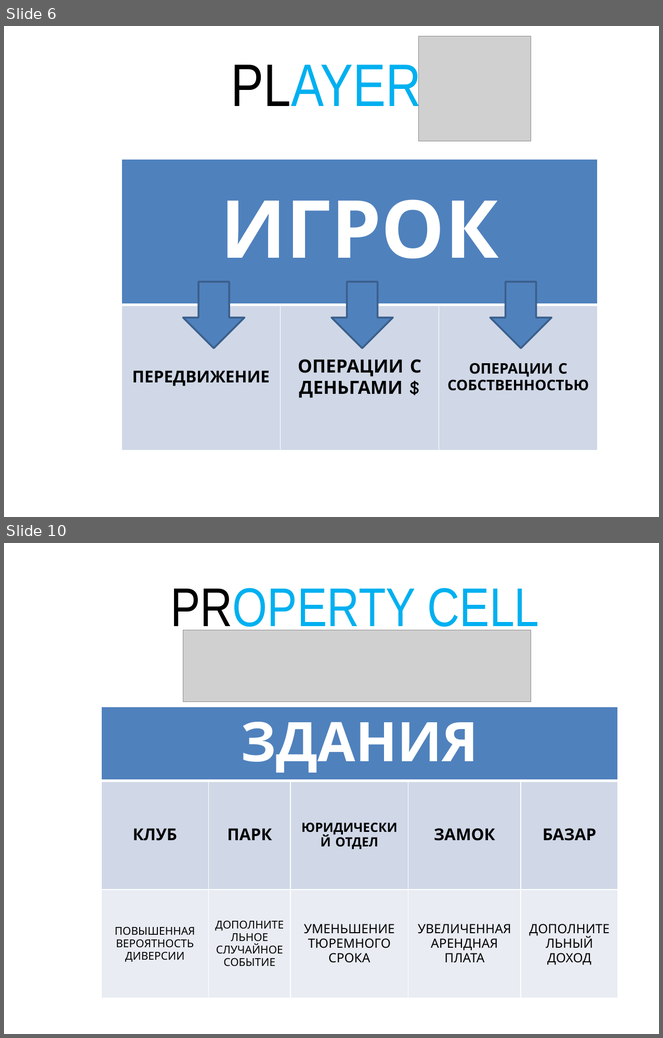
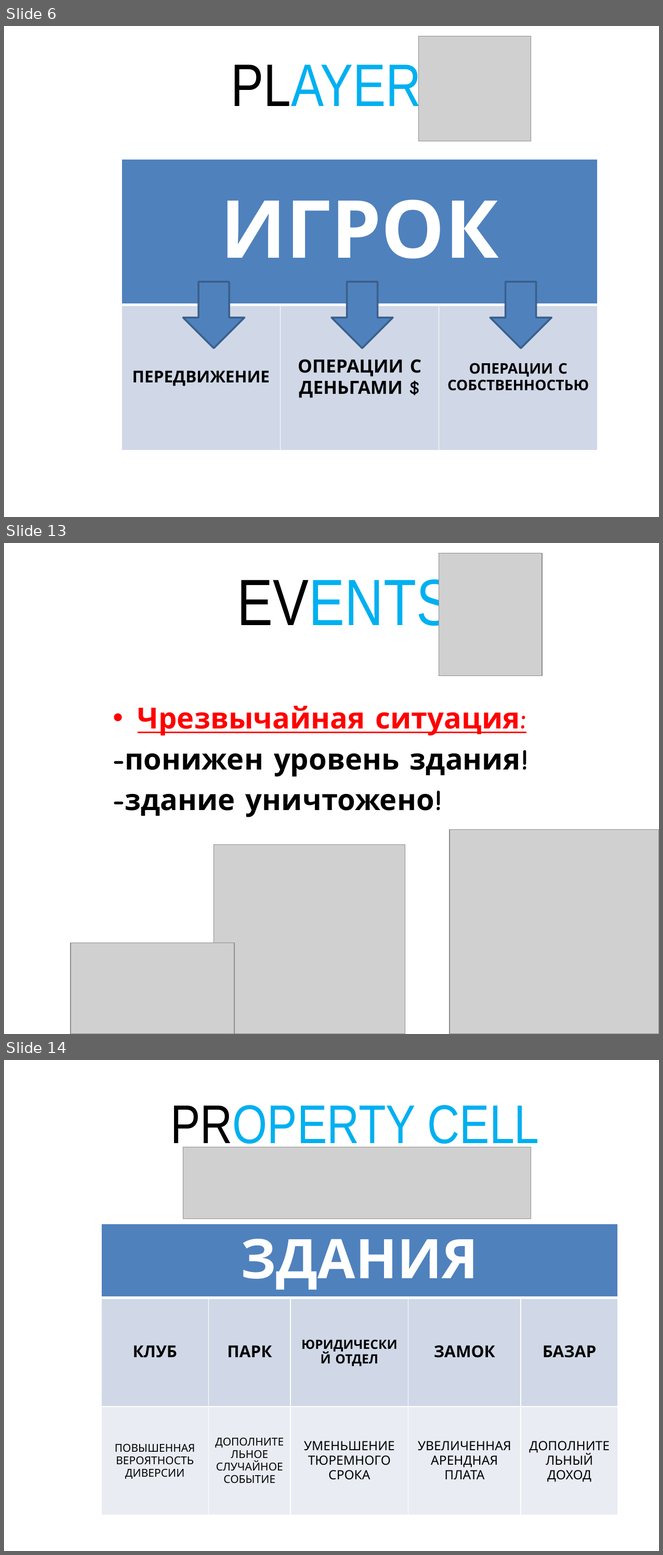
Before and after one commit to rlbozhko/nc-monopoly-ta-2014, a slide deck: docs/Презентация Черновик.pptm. Shown one above the other, each under a label of ours: slides 6 and 10 before the commit, slides 6, 13 and 14 after it; the slides between them are not shown. The pictures are 663x1038 and 663x1555 pixels, drawn with LibreOffice and Linux fonts; fonts in the diff are those of the drawing; grey boxes stand for pictures; background and template pictures are left out. Boxes give left, top, right and bottom in pixels: in the first picture for what was removed or moved away, otherwise in the second. Text is boxed around its words. In the diff, an @@ line names an element or a change of style, - is before the commit and + after.

```diff
--- a/docs/Презентация Черновик.pptm
+++ b/docs/Презентация Черновик.pptm
@@ slide 13 added at (4, 543, 659, 1034), background picture (left out) @@
@@ picture added at (439, 553, 542, 676) @@
@@ title added at (237, 573, 452, 638), 72 pt, text #00B0F0 @@
+EVENTS
@@ text added at (125, 706, 521, 818), 32 pt, text #000000, bold @@
+• Чрезвычайная ситуация:
+-понижен уровень здания!
+-здание уничтожено!
@@ picture added at (450, 830, 659, 1034) @@
@@ picture added at (214, 845, 405, 1034) @@
@@ picture added at (71, 943, 235, 1034) @@
@@ what was slide 10 is now slide 14 @@
```
Also in this commit, not shown: 5 slides changed, 3 other slides added.
